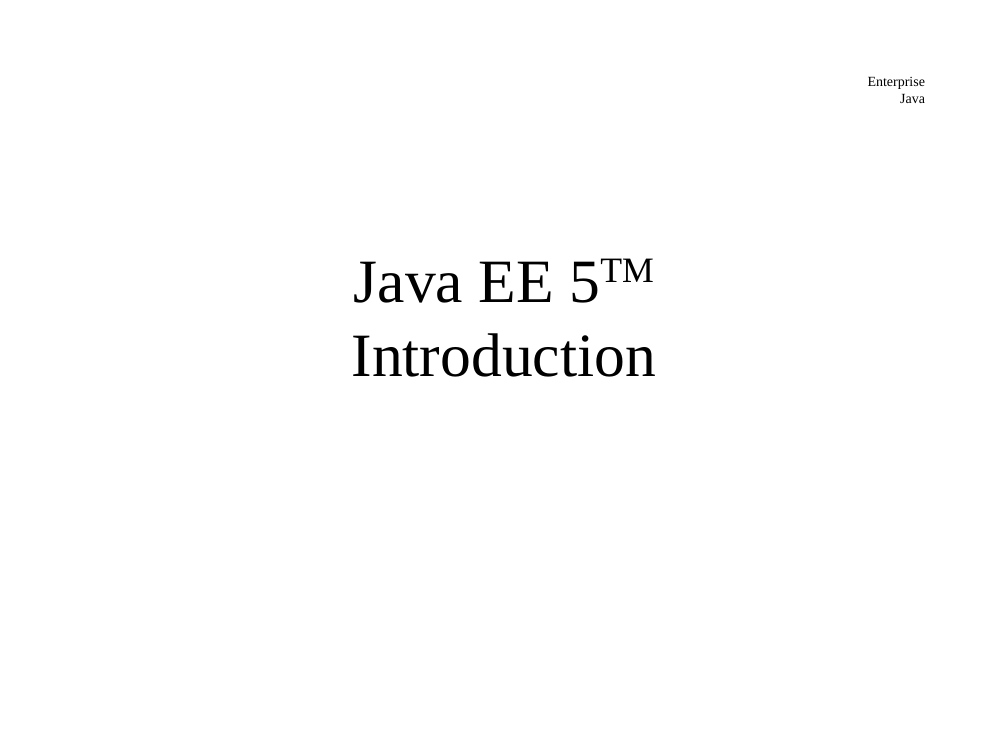
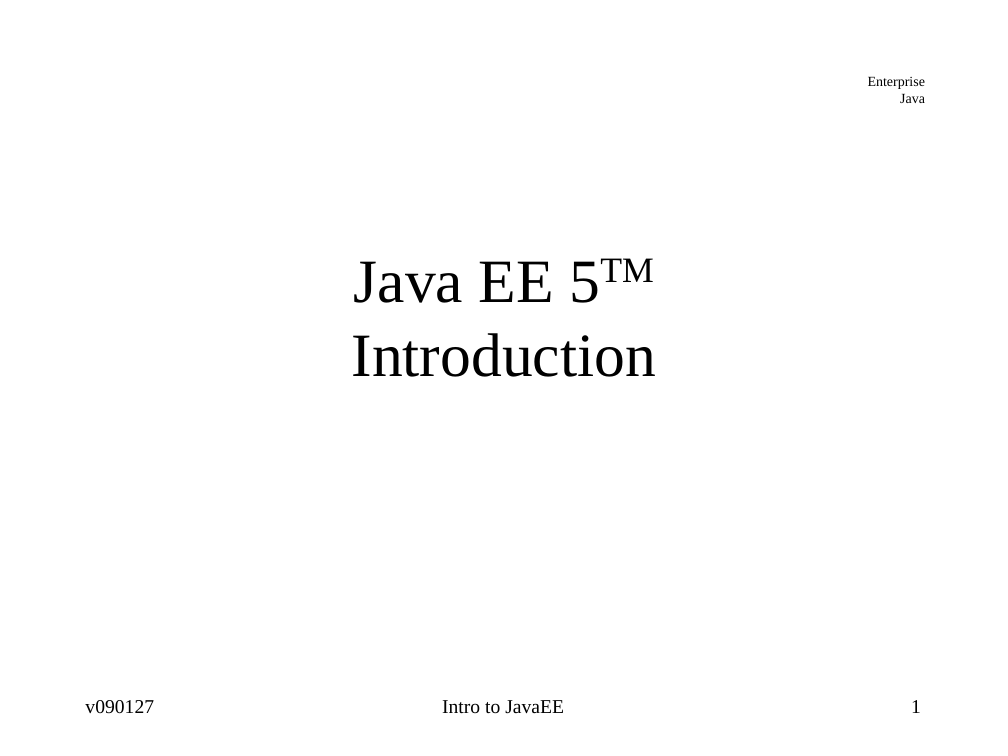
Before and after one commit to jcstaff/ejava-javaee, a slide deck: slide 1 of course-docs/src/site/resources/lectures/javaee-intro.ppt. Drawn at 1008x756 pixels with LibreOffice and Linux fonts; fonts in the diff are those of the drawing. Boxes give left, top, right and bottom in pixels: in the first picture for what was removed or moved away, otherwise in the second. Text is boxed around its words. In the diff, an @@ line names an element or a change of style, - is before the commit and + after.

```diff
--- a/course-docs/src/site/resources/lectures/javaee-intro.ppt
+++ b/course-docs/src/site/resources/lectures/javaee-intro.ppt
@@ text added at (85, 700, 154, 714), 14 pt, text #000000 @@
+v090127
@@ text added at (442, 700, 564, 714), 14 pt, text #000000 @@
+Intro to JavaEE
@@ page number added at (911, 700, 921, 713), 14 pt, text #000000 @@
+1
```
Also in this commit, not shown: 22 other slides changed, 4 other files.
